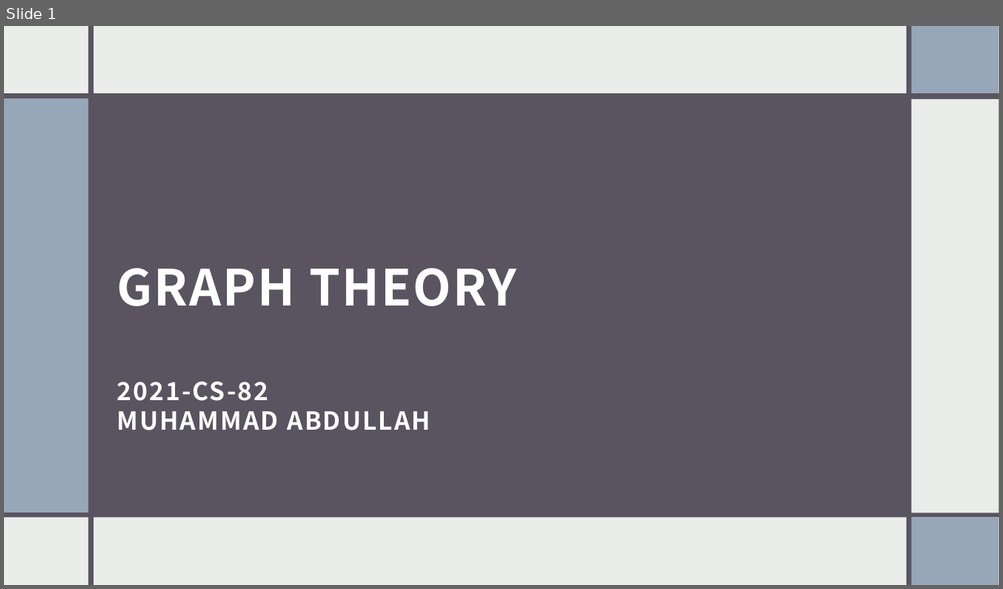
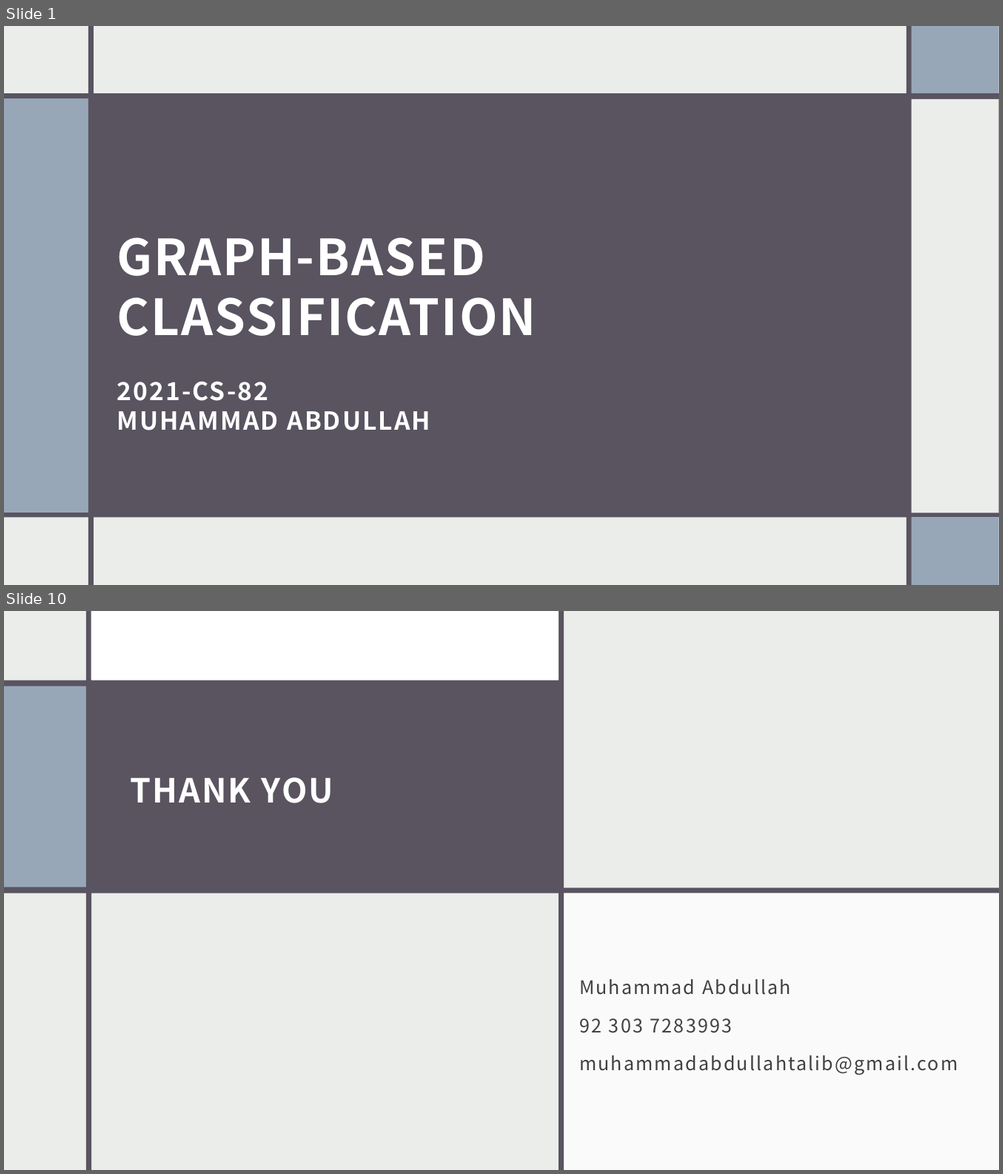
Before and after one commit to muhammadabdullah660/Graph-Based-Classification, a slide deck: Slides.pptx. Shown one above the other, each under a label of ours: slide 1 before the commit, slides 1 and 10 after it; the slides between them are not shown. The pictures are 1003x589 and 1003x1174 pixels, drawn with LibreOffice and Linux fonts; fonts in the diff are those of the drawing. Boxes give left, top, right and bottom in pixels: in the first picture for what was removed or moved away, otherwise in the second. Text is boxed around its words. In the diff, an @@ line names an element or a change of style, - is before the commit and + after.

```diff
--- a/Slides.pptx
+++ b/Slides.pptx
@@ slide 10 added at (4,611,999,1170), background #EBEDEB @@
@@ rectangle added at (4,611,999,1170), fill #EBEDEB @@
@@ rectangle added at (86,612,91,1170), fill #595460 @@
@@ rectangle added at (91,611,558,680), fill #FFFFFF @@
@@ rectangle added at (384,612,389,1170), fill #595460 @@
@@ rectangle added at (389,611,999,1170), fill #FFFFFF at 75% opacity @@
@@ rectangle added at (559,612,564,1170), fill #595460 @@
@@ rectangle added at (4,682,561,894), fill #595460 @@
@@ rectangle added at (4,686,91,888), fill #97A7B8 @@
@@ rectangle added at (4,681,561,686), fill #595460 @@
@@ title added at (130,777,333,803), 32 pt, text #FFFFFF, bold @@
+THANK YOU
@@ rectangle added at (4,888,999,893), fill #595460 @@
@@ rectangle added at (563,891,999,1170), fill #FFFFFF at 75% opacity @@
@@ text added at (579,980,957,1076), 18 pt, text #404040 @@
+Muhammad Abdullah
+92 303 7283993
+muhammadabdullahtalib@gmail.com
@@ slide 1 changed as well @@
@@ title at (117,238,537,336): text changed @@
-GRAPH THEORY
+GRAPH-BASED CLASSIFICATION
```
Also in this commit, not shown: 1 other slide changed, 7 other slides added, 11 slides removed, 5 other files.
